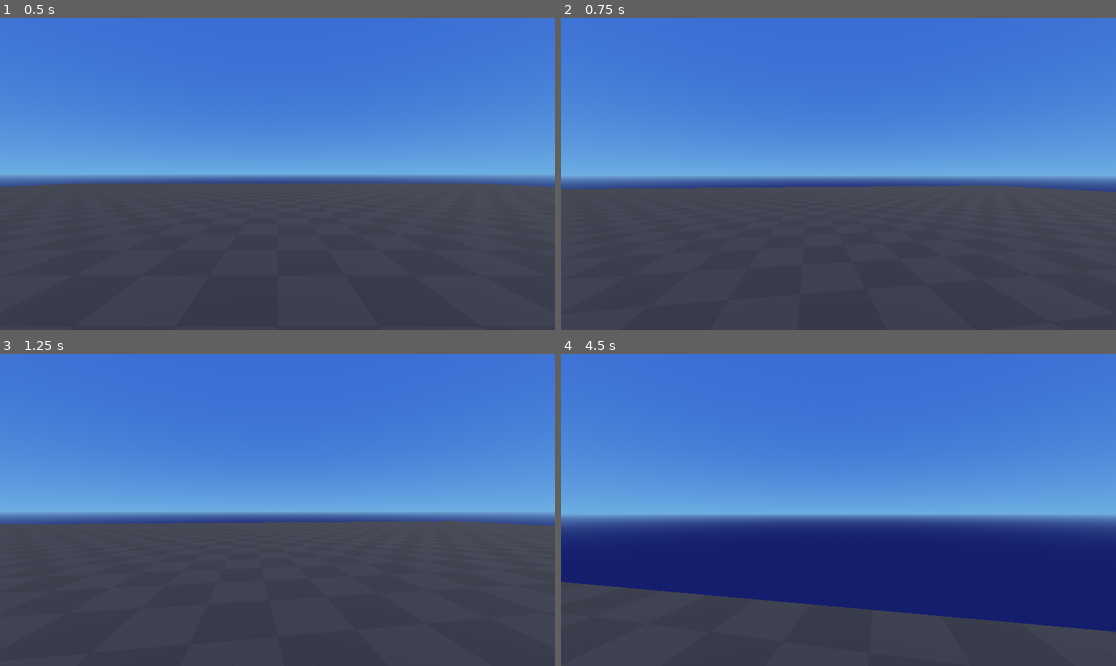
Above: before the commit, frames 1-4 (two rows, left to right).
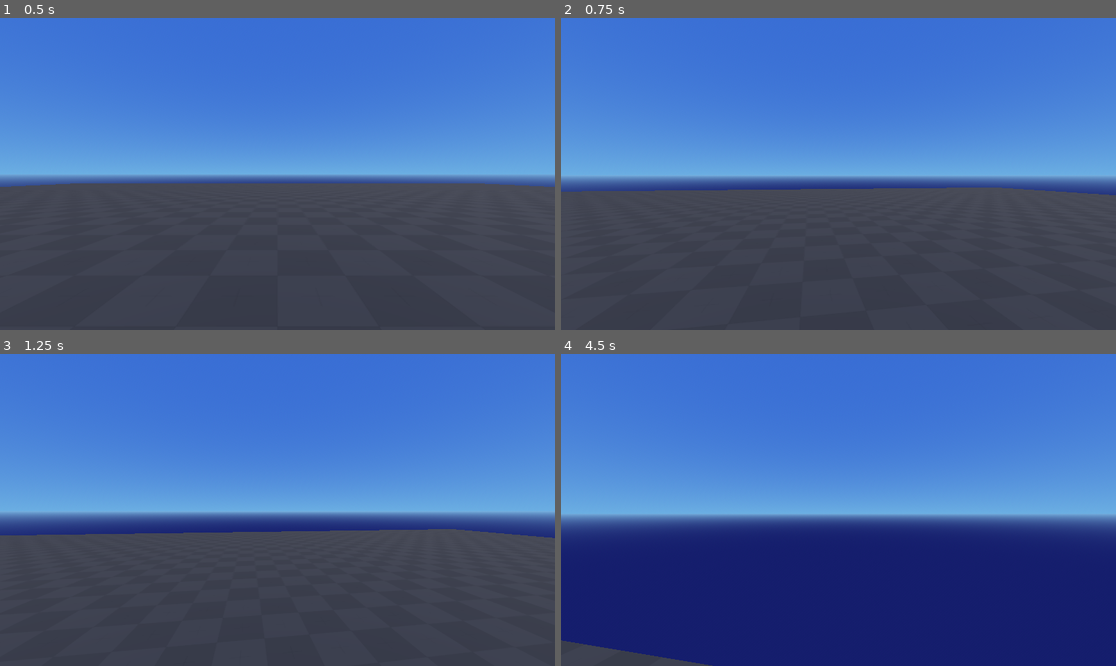
Above: after the commit, the same moments.

Repository: HaHAjax/mining-game
Game: Godot game, scene res://scenes/main.tscn
Two runs of this game, one before a commit and one after it. Both use one fixed random seed, a clock stepped at 60 frames per second and the inputs below. The project has no main scene, so this scene is started directly.
Inputs (mouse positions are in pixels of both pictures, inside the frame that each line leads up to):
- Up to frame 1 (0.5 s): no input
- Up to frame 2 (0.75 s): tap Enter at 0.5 s; move the mouse to (866, 174) at 0.52 s; hold W (move_forward) from 0.53 s (still down); tap Space (jump) at 0.6 s
- Up to frame 3 (1.25 s): keep holding W (move_forward); tap Space (jump) at 0.77, 1.07 s
- Up to frame 4 (4.5 s): keep holding W (move_forward); move the mouse to (810, 510) at 1.27 s; click (810, 510) at 1.35 s; tap Space (jump) at 1.52, 1.55, 1.82, 2.1, 3.02, 3.05, 3.32, 3.6, 3.77, 4.07 s; move the mouse to (849, 503) at 2.02 s; move the mouse to (832, 516) at 2.77 s; click (832, 516) at 2.85 s; move the mouse to (877, 513) at 3.52 s; move the mouse to (794, 506) at 4.27 s; click (794, 506) at 4.35 s

Frame 1 is identical in both runs. In frame 2, 0.7% of the frame differs, in the area x 0-100%, y 53-57%; in frame 3, 3.1%; in frame 4, 18%, in the area x 0-100%, y 73-100%.

Commit message:
Modified jump height to be just right

Diff:
--- a/scenes/main.tscn
+++ b/scenes/main.tscn
@@ -39,6 +39,7 @@
 
 [node name="Player" parent="." instance=ExtResource("2_0wfyh")]
 transform = Transform3D(1, 0, 0, 0, 1, 0, 0, 0, 1, 0, 1.1, 0)
+jump_velocity = 5.0
 
 [node name="Floor" type="StaticBody3D" parent="."]
 
--- a/scenes/player/player.tscn
+++ b/scenes/player/player.tscn
@@ -14,7 +14,7 @@
 
 [node name="Player" type="CharacterBody3D"]
 script = ExtResource("1_gmlin")
-jump_velocity = 2.5
+jump_velocity = 5.0
 
 [node name="MeshInstance3D" type="MeshInstance3D" parent="."]
 mesh = SubResource("CapsuleMesh_7iv0w")
